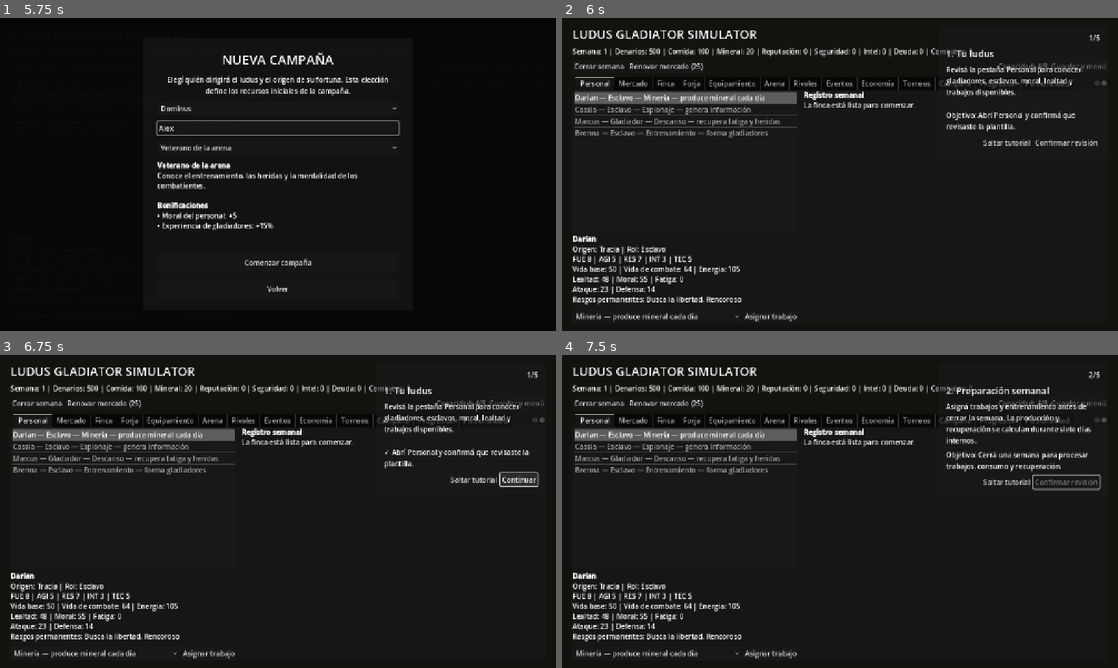
Above: before the commit, frames 1-4 (two rows, left to right).
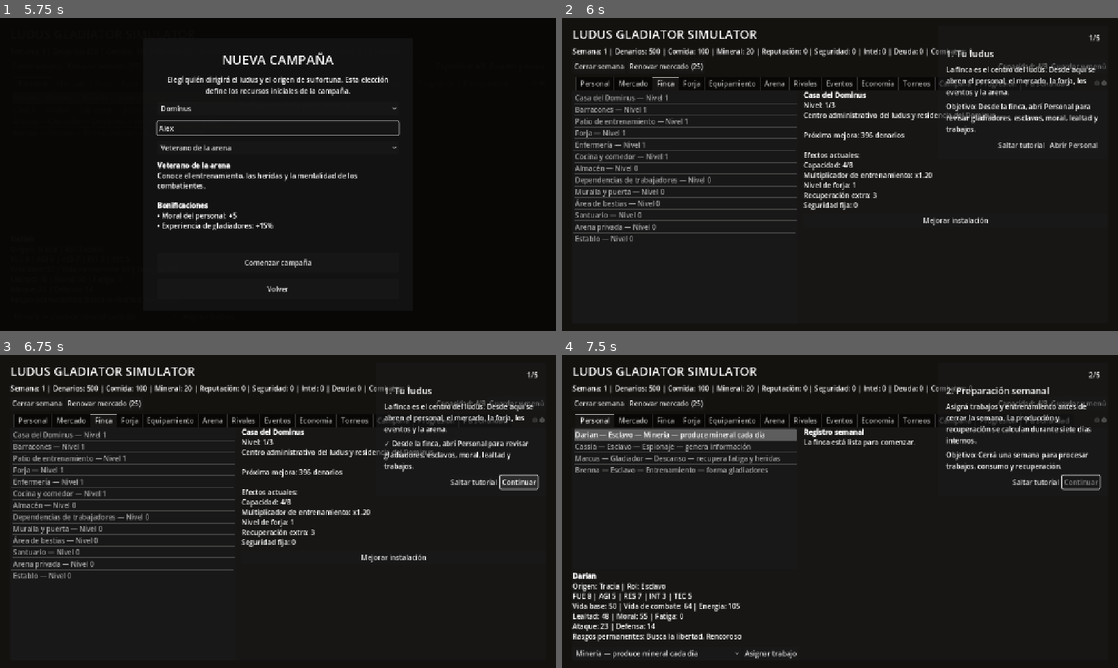
Above: after the commit, the same moments.

Repository: syfaadelia67-bot/Ludus-Gladiator-Simulator
Game: Godot game, scene res://scenes/Main.tscn
Same seed, same stepped clock (60 frames per second), same inputs: the game is played once before the commit and once after it.
Inputs (mouse positions are in pixels of both pictures, inside the frame that each line leads up to):
- Up to frame 1 (5.75 s): click "Cerrar semana" at 0.5 s; click "Renovar mercado (25)" at 1.25 s; click "Guardar y menú" at 2 s; click "Minería — produce mineral cad…" at 2.75 s; click "Asignar trabajo" at 3.5 s; click "Nueva campaña" at 4.25 s; click (278, 127) at 5.02 s; type "Alex" at 5.1 s
- Up to frame 2 (6 s): click "Comenzar campaña" at 5.75 s
- Up to frame 3 (6.75 s): click "Confirmar revisión" (after the commit: "Abrir Personal") at 6.5 s
- Up to frame 4 (7.5 s): click "Continuar" at 7.25 s

Frame 1 is identical in both runs. In frame 2, 12% of the frame differs, in the area x 1-97%, y 15-98%; in frame 3, 12%; in frame 4, 0.3%.

Commit message:
Route tutorial navigation through finca hub

Diff:
--- a/game/scripts/ui/tutorial_controller.gd
+++ b/game/scripts/ui/tutorial_controller.gd
@@ -4,36 +4,36 @@
     {
         "id":"inspect_roster",
         "title":"1. Tu ludus",
-        "text":"Revisá la pestaña Personal para conocer gladiadores, esclavos, moral, lealtad y trabajos disponibles.",
-        "tab":"Personal",
-        "objective":"Abrí Personal y confirmá que revisaste la plantilla."
+        "text":"La finca es el centro del ludus. Desde aquí se abren el personal, el mercado, la forja, los eventos y la arena.",
+        "system":"finca",
+        "objective":"Desde la finca, abrí Personal para revisar gladiadores, esclavos, moral, lealtad y trabajos."
     },
     {
         "id":"advance_week",
         "title":"2. Preparación semanal",
         "text":"Asigná trabajos y entrenamiento antes de cerrar la semana. La producción y recuperación se calculan durante siete días internos.",
-        "tab":"Personal",
+        "system":"personal",
         "objective":"Cerrá una semana para procesar trabajos, consumo y recuperación."
     },
     {
         "id":"obtain_equipment",
         "title":"3. Mercado y equipo",
         "text":"Usá Mercado y Forja para reforzar al gladiador que representará al ludus.",
-        "tab":"Mercado",
+        "system":"mercado",
         "objective":"Comprá personal o fabricá una pieza de equipo."
     },
     {
         "id":"resolve_event",
         "title":"4. Evento de campaña",
         "text":"Cada semana presenta una decisión narrativa. Sus consecuencias pueden modificar recursos, relaciones y reputación.",
-        "tab":"Eventos",
+        "system":"eventos",
         "objective":"Resolvé una decisión narrativa semanal."
     },
     {
         "id":"weekly_combat",
         "title":"5. Combate semanal",
         "text":"Entrá en Arena, elegí gladiador, táctica y plan de habilidades. Siempre existe al menos una pelea por semana.",
-        "tab":"Arena",
+        "system":"arena",
         "objective":"Disputá la pelea programada de la semana."
     }
 ]
@@ -56,6 +56,7 @@
     EquipmentManager.craft_completed.connect(func(_name: String, _ore: int, _denarii: int): _mark_objective("obtain_equipment"))
     EventManager.events_changed.connect(_check_event_resolution)
     CombatManager.combat_finished.connect(func(_result: Dictionary): _mark_objective("weekly_combat"))
+    FincaHubController.system_opened.connect(_on_system_opened)
     call_deferred("_show_if_needed")
 
 func _show_if_needed() -> void:
@@ -140,29 +141,27 @@
     title_label.text = str(step.get("title", "Tutorial"))
     body_label.text = str(step.get("text", ""))
     objective_label.text = ("✓ " if completed else "Objetivo: ") + str(step.get("objective", ""))
-    action_button.text = "Finalizar" if current_step == STEPS.size() - 1 else ("Continuar" if completed else "Confirmar revisión")
-    action_button.disabled = not completed and objective_id != "inspect_roster"
-    _focus_tab(str(step.get("tab", "")))
+    if objective_id == "inspect_roster" and not completed:
+        action_button.text = "Abrir Personal"
+        action_button.disabled = false
+    else:
+        action_button.text = "Finalizar" if current_step == STEPS.size() - 1 else "Continuar"
+        action_button.disabled = not completed
+    _focus_system(str(step.get("system", "")))
 
-func _focus_tab(tab_name: String) -> void:
-    if tab_name.is_empty():
+func _focus_system(system_id: String) -> void:
+    if system_id.is_empty():
         return
-    var scene := get_tree().current_scene
-    if scene == null:
-        return
-    var tabs := scene.find_child("Tabs", true, false) as TabContainer
-    if tabs == null:
-        return
-    for index in range(tabs.get_tab_count()):
-        var tab := tabs.get_child(index)
-        if tab != null and tab.name == tab_name:
-            tabs.current_tab = index
-            return
+    FincaHubController.open_system(system_id)
+
+func _on_system_opened(system_id: String) -> void:
+    if current_step < STEPS.size() and str(STEPS[current_step].get("id", "")) == "inspect_roster" and system_id == "personal":
+        _mark_objective("inspect_roster")
 
 func _on_action_pressed() -> void:
     var objective_id := str(STEPS[current_step].get("id", ""))
     if objective_id == "inspect_roster" and not bool(completed_objectives.get(objective_id, false)):
-        _mark_objective(objective_id)
+        FincaHubController.open_system("personal")
         return
     if not bool(completed_objectives.get(objective_id, false)):
         return
